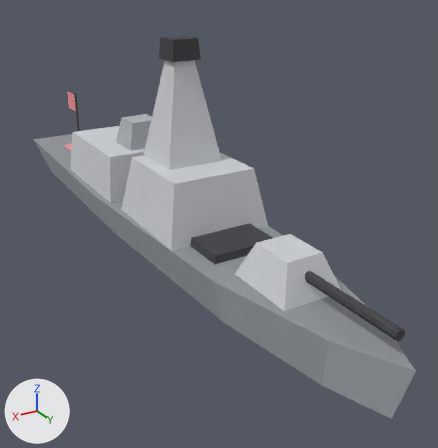
Before and after pictures for a commit that changed the glTF model artillery-defence/assets/player.glb.
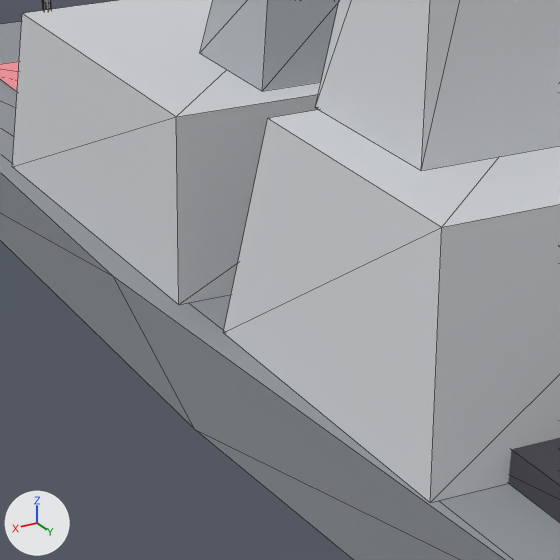
There are two pictures of each version: one whole from a 50 mm lens placed at (5.59, 11.3, 5.91), pointed at (-0.54, 1.08, 0.8), one close up on the part from 15% to 46% of the width and 29% to 59% of the height. Arrows for +X, +Y and +Z are at lower left; the lights stay in place. The last two pictures show the newer version. The close-ups show mesh edges as thin lines. Where no turn or scale is listed for an object, it has been applied to the vertices. Vertices at exactly the same position are counted once.

Before the edit, the objects in view are built like this:
```python
me_hull = bpy.data.meshes.new('Hull')
me_hull.from_pydata(...)  # 86 vertices, 128 faces; spans x -1.3..1.3, y -7.0..7.0, z 0.0..4.6
# faces by material slot: [37, 7, 44, 36, 4]
me_hull.materials.append(mat_rsnhull)  # grey #adb3b8
me_hull.materials.append(mat_rsndeck)  # grey #909599
me_hull.materials.append(mat_gun)  # dark grey #3f3f45
me_hull.materials.append(mat_rsnlight)  # light grey #ced1d4
me_hull.materials.append(mat_flag)
ob_hull = bpy.data.objects.new('Hull', me_hull)
ob_hull.location = (0.0, 0.0, 0.0)
```
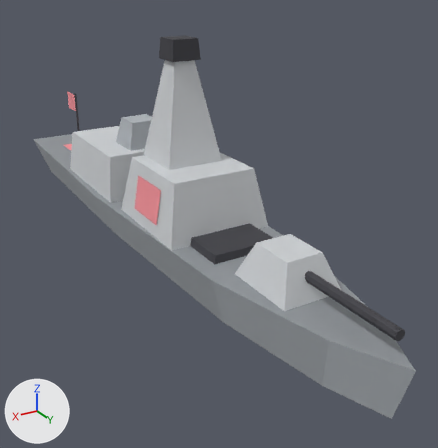
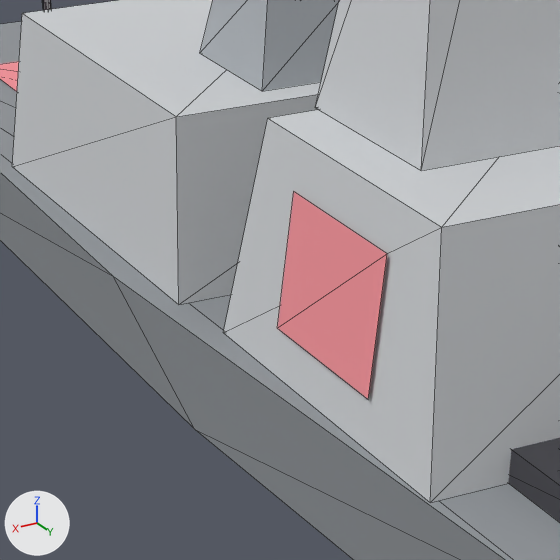
Boxes (x1, y1, x2, y2) around the edits, measured in the close-ups (560 x 560 px):
part 1 of me_hull, added (pink)
    after: (277, 192, 387, 399)

Edits to the bpy script that builds the scene:
```text
Change me_hull:
    used by ob_hull; location = (0.0, 0.0, 0.0)
    verts and faces of me_hull; kept vertices keep their numbers, new ones are numbered from 86
    remove me_hull.from_pydata(...)  # 86 vertices, 128 faces; spans x -1.3..1.3, y -7.0..7.0, z 0.0..4.6
    add me_hull.from_pydata(...)  # 90 vertices, 130 faces; spans x -1.3..1.3, y -7.0..7.0, z 0.0..4.6
    me_hull part 1
    add verts[86] = (1.07, 0.38, 1.25)  # pixel (277, 328)
    add verts[87] = (1.07, 1.42, 1.25)  # pixel (368, 399)
    add verts[88] = (0.95, 1.42, 1.95)  # pixel (387, 253)
    add verts[89] = (0.95, 0.38, 1.95)  # pixel (293, 191)
    add faces += [(86, 87, 88), (86, 88, 89)]  # mat_flag
```
